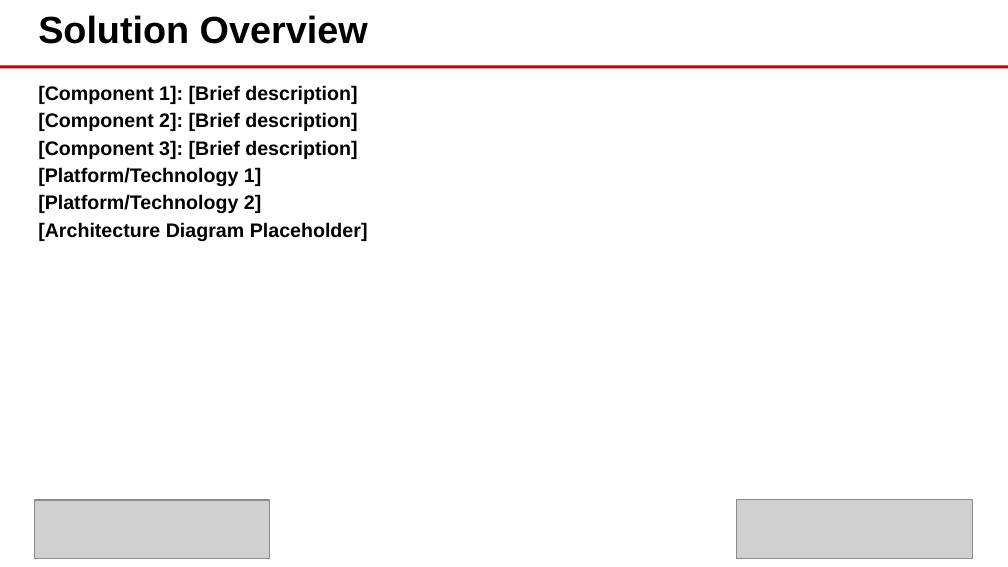
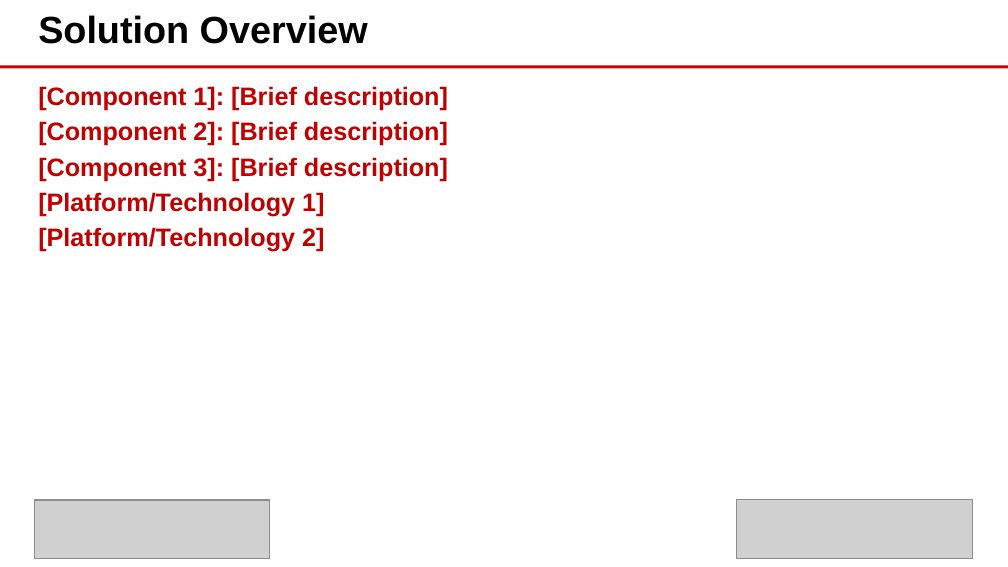
Before and after one commit to eoframework/solutions, a slide deck: slide 3 of solution-template/sample-provider/sample-category/sample-solution/presales/solution-briefing.pptx. Drawn at 1008x567 pixels with LibreOffice and Linux fonts; fonts in the diff are those of the drawing; grey boxes stand for pictures; background and template pictures are left out. Boxes give left, top, right and bottom in pixels: in the first picture for what was removed or moved away, otherwise in the second. Text is boxed around its words. In the diff, an @@ line names an element or a change of style, - is before the commit and + after.

Commit message:
Add hierarchical bullet support for PowerPoint presentations
Updates:
- Implement multi-level bullet indentation parsing in markdown (2 spaces = 1 level)
- Preserve line indentation during markdown parsing for accurate level detection
- Fix placeholder index mapping for EO Single Column layout (idx=14)
- Remove explicit color overrides to inherit template formatting
- Update solution briefing to use hierarchical structure (Opportunity/Success Criteria)
- Store bullets as (text, level) tuples for proper PowerPoint paragraph level assignment
- Regenerate presentations with updated formatting and structure

```diff
--- a/solution-template/sample-provider/sample-category/sample-solution/presales/solution-briefing.pptx
+++ b/solution-template/sample-provider/sample-category/sample-solution/presales/solution-briefing.pptx
@@ text "[Component 1]: [Brief description]" at box(38, 86, 448, 252): size 14 to 18 pt, text colour #000000 to #C00000 @@
@@ text at box(38, 222, 368, 241): paragraph removed @@
-[Architecture Diagram Placeholder]
```
Also in this commit, not shown: 4 other slides changed, 5 slides added, 2 slides removed, 4 other files.
